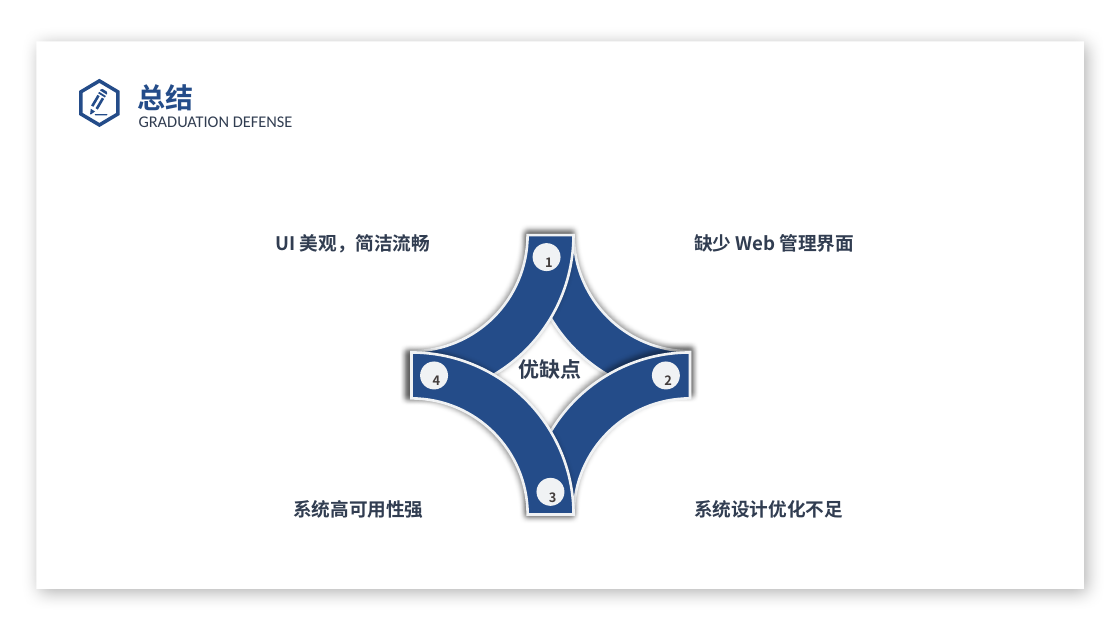
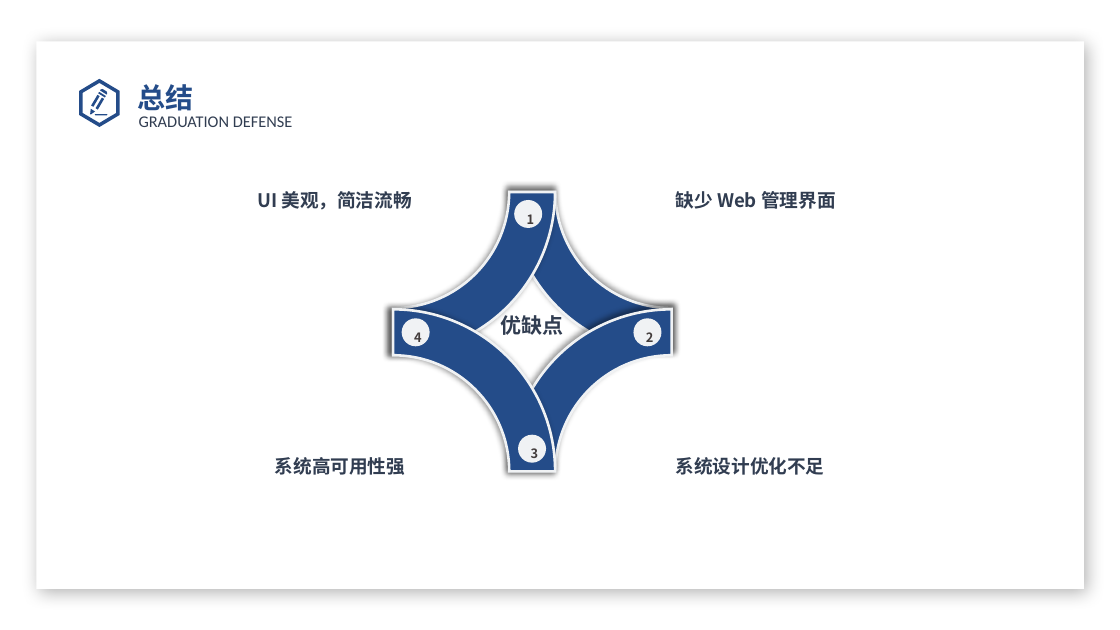
Before and after one commit to TENX-S/GraduationProject, a slide deck: slide 21 of paper/答辩PPT.pptx. Drawn at 1120x630 pixels with LibreOffice and Linux fonts; fonts in the diff are those of the drawing; background and template pictures are left out. Boxes give left, top, right and bottom in pixels: in the first picture for what was removed or moved away, otherwise in the second. Text is boxed around its words. In the diff, an @@ line names an element or a change of style, - is before the commit and + after.

```diff
--- a/paper/答辩PPT.pptx
+++ b/paper/答辩PPT.pptx
@@ 5 texts, 4 ellipses, 4 freeform shapes: place and size @@
-5 texts, 4 ellipses, 4 freeform shapes at bbox=[276, 234, 854, 518]
+5 texts, 4 ellipses, 4 freeform shapes at bbox=[257, 191, 835, 475]
```
Also in this commit, not shown: 1 other file.
